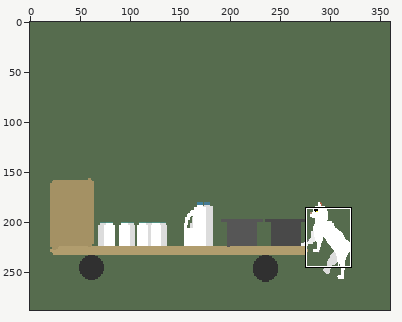
Pixel-art file: intro/setup.aseprite. The picture above shows the old version from afar; the outline marks the close-up.
Close-up. As it was:
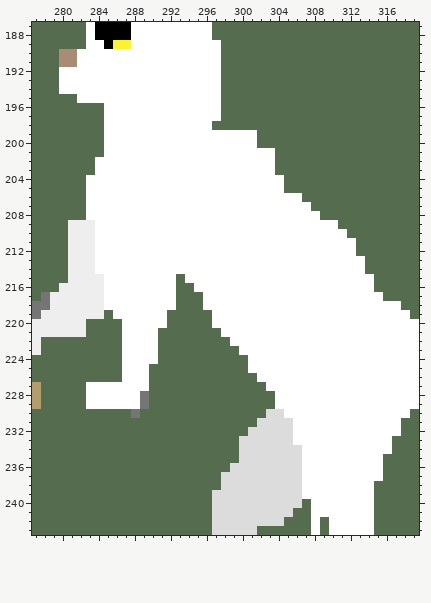
360x288 pixels, 1 frame. Colours within 5 levels of each other are drawn and written as one. Shown: x 277..319, y 187..243. The commit also changed other parts of the picture, which this record leaves out.
And afterwards:
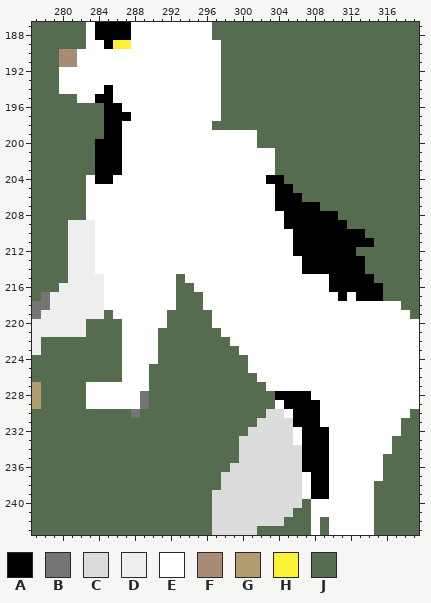
Palette (. is transparent): A #000000  B #757575  C #dcdcdc  D #eeeeee  E #ffffff  F #a98c75  G #b19d6e  H #fbf236  J #566c4e
The edit:
--- layer "back and cat"
@@ x 277..319 @@
 193 JJJEEEEEEEEEEEEEEEEEEJJJJJJJJJJJJJJJJJJJJJJ
-194 JJJEEEEEEEEEEEEEEEEEEJJJJJJJJJJJJJJJJJJJJJJ
-195 JJJJJEEEEEEEEEEEEEEEEJJJJJJJJJJJJJJJJJJJJJJ
-196 JJJJJJJJEEEEEEEEEEEEEJJJJJJJJJJJJJJJJJJJJJJ
-197 JJJJJJJJEEEEEEEEEEEEEJJJJJJJJJJJJJJJJJJJJJJ
-198 JJJJJJJJEEEEEEEEEEEEJJJJJJJJJJJJJJJJJJJJJJJ
-199 JJJJJJJJEEEEEEEEEEEEEEEEEJJJJJJJJJJJJJJJJJJ
-200 JJJJJJJJEEEEEEEEEEEEEEEEEJJJJJJJJJJJJJJJJJJ
-201 JJJJJJJJEEEEEEEEEEEEEEEEEEEJJJJJJJJJJJJJJJJ
-202 JJJJJJJEEEEEEEEEEEEEEEEEEEEJJJJJJJJJJJJJJJJ
-203 JJJJJJJEEEEEEEEEEEEEEEEEEEEJJJJJJJJJJJJJJJJ
-204 JJJJJJEEEEEEEEEEEEEEEEEEEEEEJJJJJJJJJJJJJJJ
-205 JJJJJJEEEEEEEEEEEEEEEEEEEEEEJJJJJJJJJJJJJJJ
-206 JJJJJJEEEEEEEEEEEEEEEEEEEEEEEEJJJJJJJJJJJJJ
-207 JJJJJJEEEEEEEEEEEEEEEEEEEEEEEEEJJJJJJJJJJJJ
-208 JJJJJJEEEEEEEEEEEEEEEEEEEEEEEEEEJJJJJJJJJJJ
-209 JJJJDDDEEEEEEEEEEEEEEEEEEEEEEEEEEEJJJJJJJJJ
-210 JJJJDDDEEEEEEEEEEEEEEEEEEEEEEEEEEEEJJJJJJJJ
-211 JJJJDDDEEEEEEEEEEEEEEEEEEEEEEEEEEEEEJJJJJJJ
-212 JJJJDDDEEEEEEEEEEEEEEEEEEEEEEEEEEEEEJJJJJJJ
-213 JJJJDDDEEEEEEEEEEEEEEEEEEEEEEEEEEEEEEJJJJJJ
-214 JJJJDDDEEEEEEEEEEEEEEEEEEEEEEEEEEEEEEJJJJJJ
-215 JJJJDDDDEEEEEEEEJEEEEEEEEEEEEEEEEEEEEEJJJJJ
-216 JJJDDDDDEEEEEEEEJJEEEEEEEEEEEEEEEEEEEEJJJJJ
-217 JBDDDDDDEEEEEEEEJJJEEEEEEEEEEEEEEEEEEEEJJJJ
+194 JJJEEEEEAEEEEEEEEEEEEJJJJJJJJJJJJJJJJJJJJJJ
+195 JJJJJEEAAEEEEEEEEEEEEJJJJJJJJJJJJJJJJJJJJJJ
+196 JJJJJJJJAAEEEEEEEEEEEJJJJJJJJJJJJJJJJJJJJJJ
+197 JJJJJJJJAAAEEEEEEEEEEJJJJJJJJJJJJJJJJJJJJJJ
+198 JJJJJJJJAAEEEEEEEEEEJJJJJJJJJJJJJJJJJJJJJJJ
+199 JJJJJJJJAAEEEEEEEEEEEEEEEJJJJJJJJJJJJJJJJJJ
+200 JJJJJJJAAAEEEEEEEEEEEEEEEJJJJJJJJJJJJJJJJJJ
+201 JJJJJJJAAAEEEEEEEEEEEEEEEEEJJJJJJJJJJJJJJJJ
+202 JJJJJJJAAAEEEEEEEEEEEEEEEEEJJJJJJJJJJJJJJJJ
+203 JJJJJJJAAAEEEEEEEEEEEEEEEEEJJJJJJJJJJJJJJJJ
+204 JJJJJJEAAEEEEEEEEEEEEEEEEEAAJJJJJJJJJJJJJJJ
+205 JJJJJJEEEEEEEEEEEEEEEEEEEEEAAJJJJJJJJJJJJJJ
+206 JJJJJJEEEEEEEEEEEEEEEEEEEEEAAAJJJJJJJJJJJJJ
+207 JJJJJJEEEEEEEEEEEEEEEEEEEEEAAAAAJJJJJJJJJJJ
+208 JJJJJJEEEEEEEEEEEEEEEEEEEEEEAAAAAAJJJJJJJJJ
+209 JJJJDDDEEEEEEEEEEEEEEEEEEEEEAAAAAAAJJJJJJJJ
+210 JJJJDDDEEEEEEEEEEEEEEEEEEEEEEAAAAAAAAJJJJJJ
+211 JJJJDDDEEEEEEEEEEEEEEEEEEEEEEAAAAAAAAAJJJJJ
+212 JJJJDDDEEEEEEEEEEEEEEEEEEEEEEAAAAAAAJJJJJJJ
+213 JJJJDDDEEEEEEEEEEEEEEEEEEEEEEEAAAAAAAJJJJJJ
+214 JJJJDDDEEEEEEEEEEEEEEEEEEEEEEEAAAAAAAJJJJJJ
+215 JJJJDDDDEEEEEEEEJEEEEEEEEEEEEEEEEAAAAAJJJJJ
+216 JJJDDDDDEEEEEEEEJJEEEEEEEEEEEEEEEAAAAAAJJJJ
+217 JBDDDDDDEEEEEEEEJJJEEEEEEEEEEEEEEEAEAAAJJJJ
 218 BBDDDDDDEEEEEEEEJJJEEEEEEEEEEEEEEEEEEEEEEJJ
@@ x 302..311 @@
 227 JEEEEEEEEE
-228 JJEEEEEEEE
-229 JJEEEEEEEE
-230 JCCEEEEEEE
-231 CCCCEEEEEE
-232 CCCCEEEEEE
-233 CCCCEEEEEE
-234 CCCCCEEEEE
-235 CCCCCEEEEE
-236 CCCCCEEEEE
-237 CCCCCEEEEE
-238 CCCCCEEEEE
-239 CCCCCEEEEE
+228 JJAAAAEEEE
+229 JJEAAAAEEE
+230 JCCEAAAEEE
+231 CCCCAAAEEE
+232 CCCCEAAAEE
+233 CCCCEAAAEE
+234 CCCCCAAAEE
+235 CCCCCAAAEE
+236 CCCCCAAAEE
+237 CCCCCEAAEE
+238 CCCCCEAAEE
+239 CCCCCEAAEE
 240 CCCCCJEEEE
Changed places in both close-ups, as pixel boxes (x1, y1, x2, y2):
changed: (95, 85, 131, 184)
changed: (266, 175, 383, 301)
changed: (275, 391, 329, 499)
